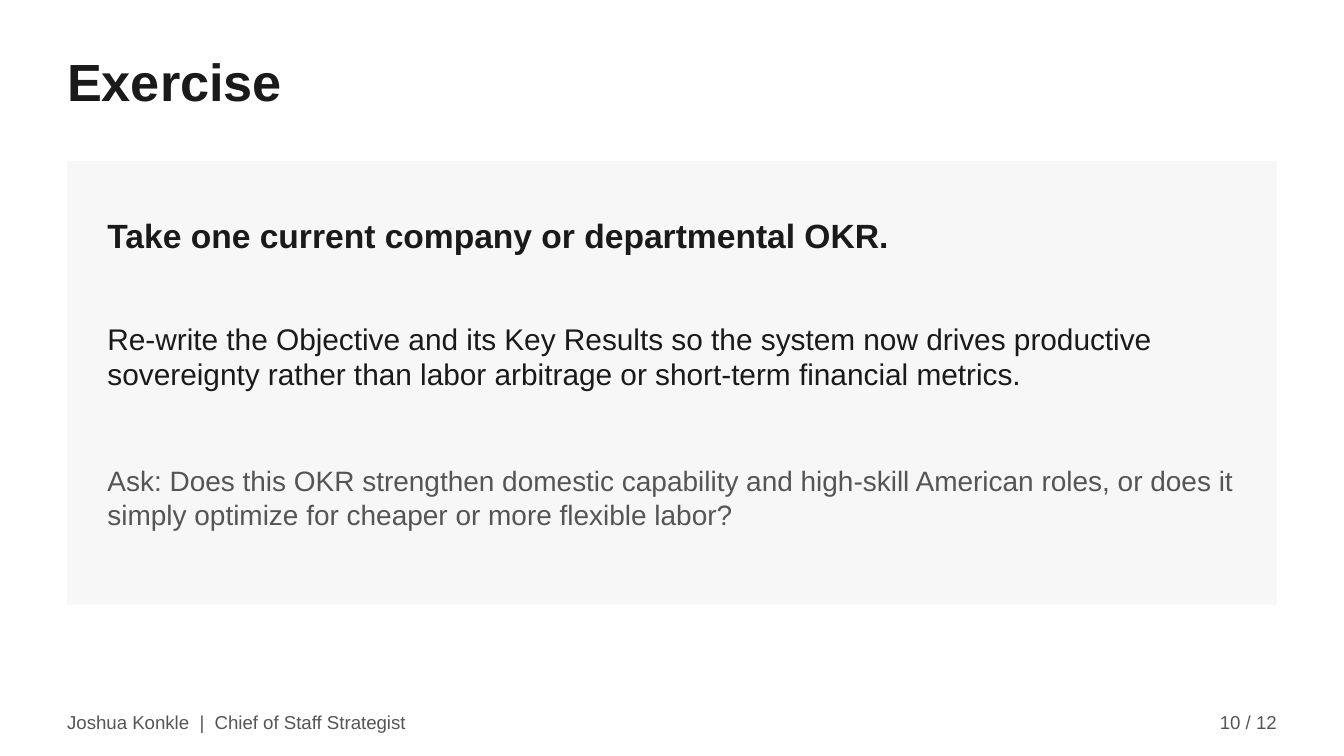
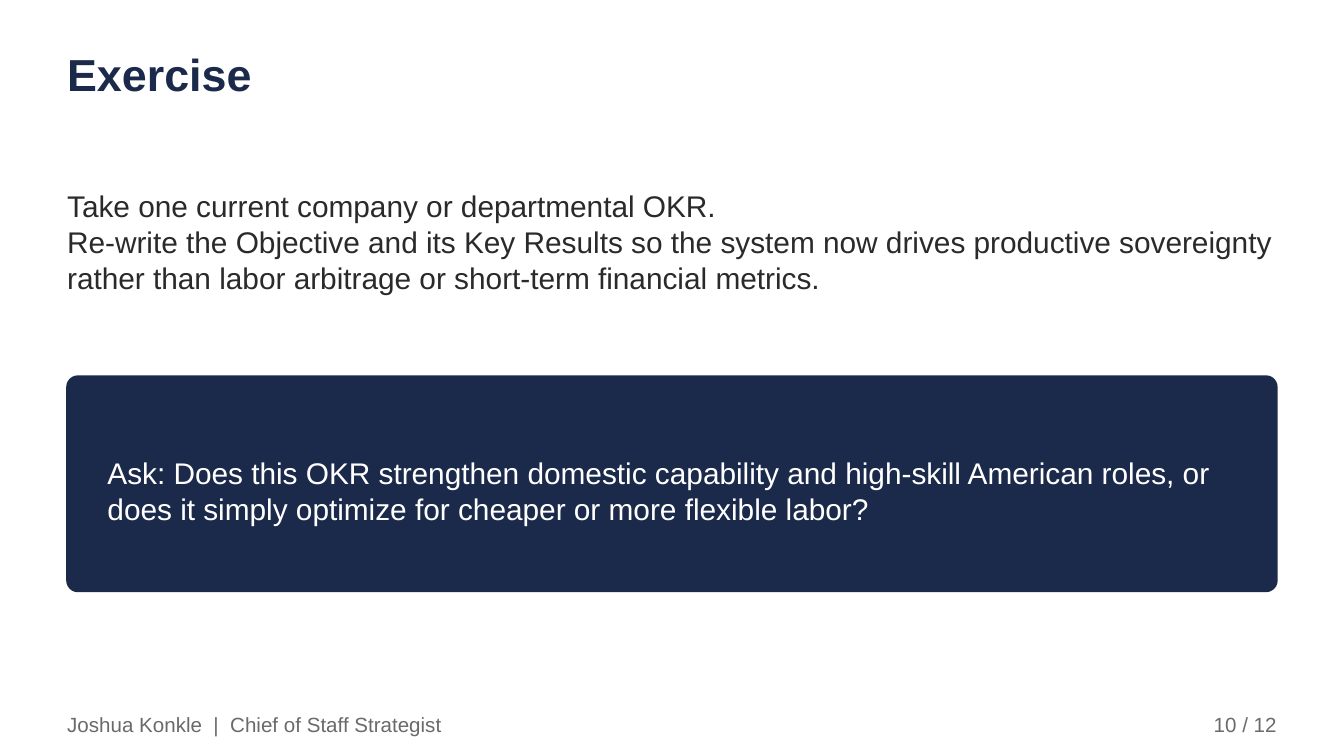
Before and after one commit to joshuakonkle/Hamilton-System, a slide deck: slide 10 of docs/webinar-resources/Module2-BMC-American-System-Hamiltonian-OKRs.pptx. Drawn at 1344x756 pixels with LibreOffice and Linux fonts; fonts in the diff are those of the drawing. Boxes give left, top, right and bottom in pixels: in the first picture for what was removed or moved away, otherwise in the second. Text is boxed around its words. In the diff, an @@ line names an element or a change of style, - is before the commit and + after.

Commit message:
design v2 added to these
no material content changes, only design elements to match the company design guide as applied to the EOS files first.

```diff
--- a/docs/webinar-resources/Module2-BMC-American-System-Hamiltonian-OKRs.pptx
+++ b/docs/webinar-resources/Module2-BMC-American-System-Hamiltonian-OKRs.pptx
@@ rectangle: place and size @@
-rectangle at (67, 161, 1277, 605)
+rectangle at (0, 0, 1344, 755)
@@ rectangle at (0, 0, 1344, 755): fill #F7F7F7 to #FFFFFF; outline none to #FFFFFF 1 pt @@
@@ text "Exercise" at (67, 58, 251, 92): size 28 to 24 pt, text colour #1A1A1A to #1B2A4A @@
@@ text "Take one current company or ...": place and size @@
-text "Take one current company or ..." at (107, 223, 888, 254)
+text "Take one current company or ..." at (67, 195, 1271, 295)
@@ text at (67, 195, 716, 223): size 18 to 16 pt, text colour #1A1A1A to #2A2A2A, bold off in "Take one current company or departmental OKR." @@
@@ text at (67, 231, 1271, 295): paragraph added @@
+Re-write the Objective and its Key Results so the system now drives productive sovereignty rather than labor arbitrage or short-term financial metrics.
@@ text removed at (107, 328, 1151, 391) @@
-Re-write the Objective and its Key Results so the system now drives productive sovereignty rather than labor arbitrage or short-term financial metrics.
@@ rounded rectangle added at (67, 376, 1277, 591), fill #1B2A4A, outline #1B2A4A 1 pt @@
@@ text "Ask: Does this OKR strengthen ...": place and size @@
-text "Ask: Does this OKR strengthen ..." at (107, 470, 1233, 530)
+text "Ask: Does this OKR strengthen ..." at (107, 462, 1210, 525)
@@ text "Ask: Does this OKR strengthen ..." at (107, 462, 1210, 525): size 15 to 16 pt, text colour #555555 to #FFFFFF @@
@@ text "Joshua Konkle | Chief of ..." at (67, 717, 441, 736): size 10 to 11 pt, text colour #555555 to #6A6A6A @@
@@ text "10 / 12" at (1214, 717, 1277, 732): size 10 to 11 pt, text colour #555555 to #6A6A6A @@
```
Also in this commit, not shown: 11 other slides changed, 9 other files.
